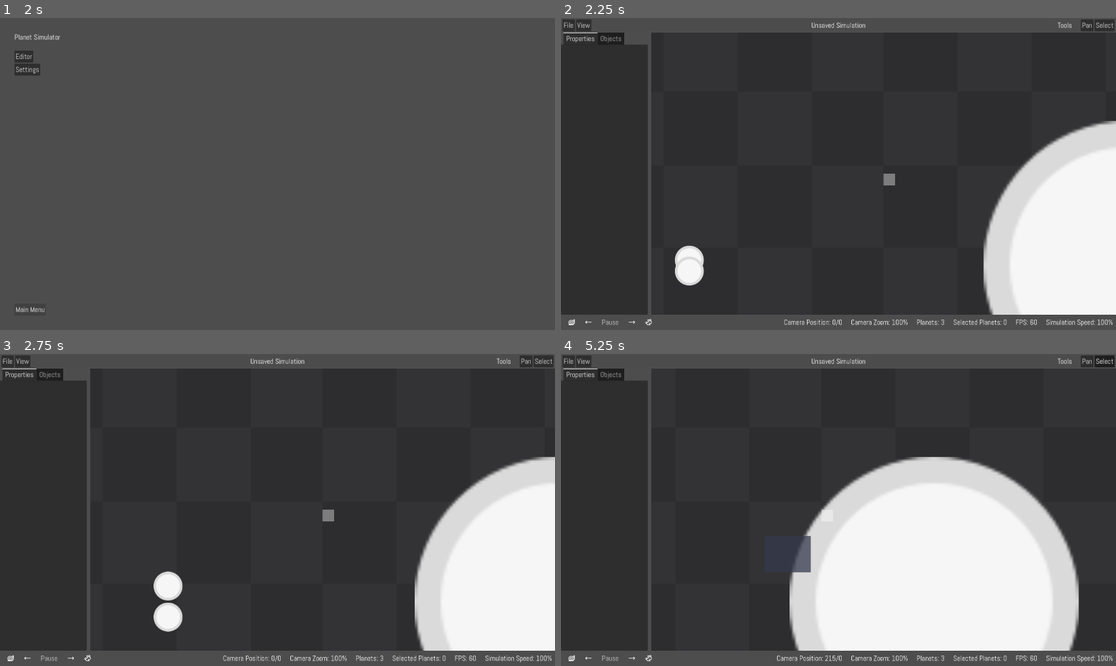
Above: before the commit, frames 1-4 (two rows, left to right).
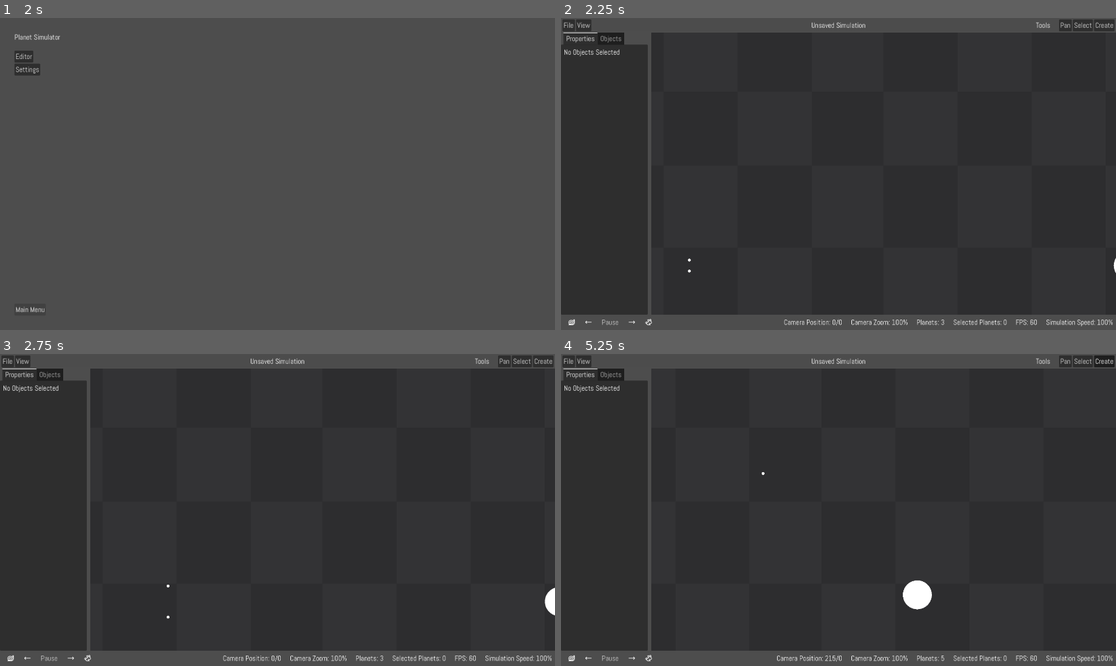
Above: after the commit, the same moments.

Repository: Maximinodotpy/PlanetSimulator
Game: Godot game, scene res://Scenes/User Interface/Main.tscn
Same seed, same stepped clock (60 frames per second), same inputs: the game is played once before the commit and once after it.
Inputs (mouse positions are in pixels of both pictures, inside the frame that each line leads up to):
- Up to frame 1 (2 s): tap Enter at 0.5 s; move the mouse to (399, 158) at 0.52 s; hold Right (ui_right) 0.53-1.25 s; hold Delete 0.53-1.25 s; click (399, 158) at 0.67 s; tap C at 0.8 s; click "Main Menu" at 1.25 s
- Up to frame 2 (2.25 s): click "Editor" at 2 s
- Up to frame 3 (2.75 s): no input
- Up to frame 4 (5.25 s): click (1104, 360) at 2.75 s, where only the run after the commit has a clickable "Create"; drag from (727, 525) to (810, 572) at 3.52 s; move the mouse to (894, 441) at 4.27 s; hold Right (ui_right) 4.28-5 s; hold Shift 4.28-5 s; click (894, 441) at 4.42 s; tap Delete at 4.55 s; drag from (810, 572) to (672, 463) at 5.02 s

Frame 1 is identical in both runs. In frame 2, 13% of the frame differs, in the area x 0-100%, y 0-96%; in frame 3, 14%; in frame 4, 27%, in the area x 0-100%, y 0-98%.

Commit message:
Moar Changes

Diff:
--- /dev/null
+++ b/Editor Global.gd
@@ -0,0 +1,53 @@
+extends Node
+
+var selection = []
+
+signal selection_change
+
+func get_selection():
+	return selection
+
+func add_to_selection(node: Node):
+	if node not in get_selection():
+		selection.append(node)
+
+func clear_selection():
+	selection.clear()
+
+func remove_from_selection():
+	pass
+
+func get_selection_rect() -> Rect2:
+	var rect = Rect2()
+
+	if get_selection().size() > 0:
+		var firstItem = get_selection()[0]
+		rect.position = firstItem.position
+
+	for i in get_selection():
+		rect = rect.expand(i.position)
+
+	if get_selection().size() > 0:
+		rect = rect.grow(100)
+
+	return rect
+
+func delete_selected():
+	for i in get_selection():
+		i.queue_free()
+
+	clear_selection()
+
+
+func get_space() -> Node2D:
+	return Helpers.getSceneRoot().find_children('space')[0]
+
+func get_space_viewport() -> SubViewport:
+	return Helpers.getSceneRoot().find_children('space_viewport')[0]
+
+
+func load_file():
+	pass
+
+func save_file():
+	pass
--- a/Scenes/Gravity Object/Gravity Object Template.gd
+++ b/Scenes/Gravity Object/Gravity Object Template.gd
@@ -5,8 +5,15 @@
 @export var affectsOthers = true
 @export var isAffectedByOthers = true
 
+func _ready():
+	print('GO Created')
+	print(motion)
+
 func _process(delta):
 	call_deferred("apply_motion", delta)
+
+	if not isAffectedByOthers:
+		return
 
 	for object in get_tree().get_nodes_in_group('gravity_object'):
 		if object == self:
--- a/Scenes/Planet/Planet.tscn
+++ b/Scenes/Planet/Planet.tscn
@@ -1,12 +1,35 @@
 [gd_scene load_steps=4 format=3 uid="uid://cevt1u6tgo5bs"]
 
-[ext_resource type="Texture2D" uid="uid://b531vfswe8e0i" path="res://Scenes/Planet/planet.svg" id="1_hmn0j"]
 [ext_resource type="PackedScene" uid="uid://crnb8umwfskq4" path="res://Scenes/Gravity Object/Gravity Object Template.tscn" id="1_v4h3w"]
 [ext_resource type="Script" path="res://Scenes/Planet/planet_sprite.gd" id="2_sjp1w"]
+
+[sub_resource type="GDScript" id="GDScript_n8yle"]
+script/source = "extends Line2D
+
+
+# Called when the node enters the scene tree for the first time.
+func _ready():
+	pass # Replace with function body.
+
+
+# Called every frame. 'delta' is the elapsed time since the previous frame.
+func _process(delta):
+	if get_tree().paused:
+		show()
+		points[1] = get_parent().motion
+	else:
+		hide()
+"
 
 [node name="gravity object" instance=ExtResource("1_v4h3w")]
 
 [node name="Sprite2D" type="Sprite2D" parent="." index="0"]
 scale = Vector2(0.01, 0.01)
-texture = ExtResource("1_hmn0j")
 script = ExtResource("2_sjp1w")
+
+[node name="Line2D" type="Line2D" parent="." index="1"]
+process_mode = 3
+points = PackedVector2Array(0, 0, 1, 0)
+width = 5.0
+default_color = Color(1, 0.552941, 1, 1)
+script = SubResource("GDScript_n8yle")
--- a/Scenes/Planet/planet_sprite.gd
+++ b/Scenes/Planet/planet_sprite.gd
@@ -7,6 +7,8 @@
 
 
 # Called every frame. 'delta' is the elapsed time since the previous frame.
-func _process(delta):
+#func _process(delta):
+#	scale = Vector2(get_parent().weight, get_parent().weight)
 
-	scale = Vector2(get_parent().weight, get_parent().weight)
+func _draw():
+	draw_circle(Vector2(0, 0), 500 * get_parent().weight, Color.WHITE)
--- a/Scenes/User Interface/Editor/Editor.gd
+++ b/Scenes/User Interface/Editor/Editor.gd
@@ -3,14 +3,15 @@
 
 @onready var status_container = $v/bottom/h/status
 
-@onready var spaceViewport = $v/main/space/SubViewportContainer/SubViewport
-@onready var space = $v/main/space/SubViewportContainer/SubViewport/space
+@onready var spaceViewport = EditorGlobal.get_space_viewport()
+@onready var space = EditorGlobal.get_space()
 
-const selectedObjects = []
+@onready var selectedRect = $v/main/SpaceContainer/SubViewportContainer/space_viewport/SelectedRect
 
 var tools = [
 	preload("res://Scenes/User Interface/Editor/Tools/Move.gd").new(),
 	preload("res://Scenes/User Interface/Editor/Tools/Select.gd").new(),
+	preload("res://Scenes/User Interface/Editor/Tools/Create.gd").new()
 ]
 
 var currentTool = 0
@@ -19,11 +20,6 @@
 
 func _ready():
 	# Create Tools
-	var toolSwitched = func(button: Button = Button.new()):
-		tools[currentTool].unselected()
-		currentTool = button.get_meta('id', 0)
-		tools[currentTool].selected()
-
 	var buttonGroup = ButtonGroup.new()
 
 	buttonGroup.connect("pressed", toolSwitched)
@@ -55,9 +51,29 @@
 
 	tools[currentTool].selected()
 
+
+func toolSwitched(button: Button = Button.new()):
+		tools[currentTool].unselected()
+
+		print('Switching Tool from "%s" to "%s"' % [
+			tools[currentTool].tool_name,
+			tools[button.get_meta('id', 0)].tool_name
+		])
+
+		currentTool = button.get_meta('id', 0)
+		tools[currentTool].selected()
+
 # Called every frame. 'delta' is the elapsed time since the previous frame.
 func _process(delta):
 	SpaceGlobal.simulationSpeed = clampf(SpaceGlobal.simulationSpeed, 0.1, 10)
+
+	var selection_rect = EditorGlobal.get_selection_rect()
+
+	selectedRect.position = selection_rect.position
+	selectedRect.size = selection_rect.size
+
+	if Input.is_key_pressed(KEY_DELETE):
+		EditorGlobal.delete_selected()
 
 	for i in status_container.get_children():
 		i.queue_free()
@@ -71,7 +87,7 @@
 
 	addStatus('Planets: %s' % get_tree().get_nodes_in_group('gravity_object').size())
 
-	addStatus('Selected Planets: %s' % selectedObjects.size())
+	addStatus('Selected Planets: %s' % EditorGlobal.get_selection().size())
 
 	addStatus('FPS: %s' % Performance.get_monitor(Performance.TIME_FPS))
 
--- a/Scenes/User Interface/Editor/Editor.tscn
+++ b/Scenes/User Interface/Editor/Editor.tscn
@@ -1,8 +1,9 @@
-[gd_scene load_steps=22 format=3 uid="uid://pu0mwher7pq0"]
+[gd_scene load_steps=23 format=3 uid="uid://pu0mwher7pq0"]
 
 [ext_resource type="Script" path="res://Scenes/User Interface/Editor/Editor.gd" id="1_ime2t"]
 [ext_resource type="Texture2D" uid="uid://dcjyps6cgx1pv" path="res://Meta/icon.svg" id="2_hnc5i"]
 [ext_resource type="Script" path="res://Scenes/User Interface/Editor/Objects.gd" id="3_8avdp"]
+[ext_resource type="Script" path="res://Scenes/User Interface/Editor/Properties.gd" id="3_lsvst"]
 [ext_resource type="PackedScene" uid="uid://dgy8xkpbvycv7" path="res://space.tscn" id="3_wssg3"]
 [ext_resource type="Texture2D" uid="uid://bwkwtv4whnhlj" path="res://Scenes/User Interface/Editor/Icons/snail.svg" id="4_02nni"]
 [ext_resource type="Script" path="res://addons/godot_helpers/Nodes/Panzoom Camera/panzoom_camera.gd" id="4_by8r2"]
@@ -140,54 +141,62 @@
 [node name="TabContainer" type="TabContainer" parent="v/main"]
 layout_mode = 2
 
-[node name="Properties" type="VBoxContainer" parent="v/main/TabContainer"]
-layout_mode = 2
-
-[node name="Objects" type="MarginContainer" parent="v/main/TabContainer"]
+[node name="Properties" type="MarginContainer" parent="v/main/TabContainer"]
 visible = false
 layout_mode = 2
 theme_override_constants/margin_left = 10
 theme_override_constants/margin_top = 10
 theme_override_constants/margin_right = 10
 theme_override_constants/margin_bottom = 10
+script = ExtResource("3_lsvst")
+
+[node name="v" type="VBoxContainer" parent="v/main/TabContainer/Properties"]
+layout_mode = 2
+
+[node name="Objects" type="MarginContainer" parent="v/main/TabContainer"]
+layout_mode = 2
+theme_override_constants/margin_left = 10
+theme_override_constants/margin_top = 10
+theme_override_constants/margin_right = 10
+theme_override_constants/margin_bottom = 10
 
 [node name="Objects" type="VBoxContainer" parent="v/main/TabContainer/Objects"]
 layout_mode = 2
 script = ExtResource("3_8avdp")
 
-[node name="space" type="PanelContainer" parent="v/main"]
+[node name="SpaceContainer" type="PanelContainer" parent="v/main"]
 layout_mode = 2
 size_flags_horizontal = 3
 size_flags_vertical = 3
 
-[node name="ColorRect" type="ColorRect" parent="v/main/space"]
+[node name="ColorRect" type="ColorRect" parent="v/main/SpaceContainer"]
 visible = false
 layout_mode = 2
 color = Color(0.141176, 0.141176, 0.141176, 1)
 
-[node name="SubViewportContainer" type="SubViewportContainer" parent="v/main/space"]
+[node name="SubViewportContainer" type="SubViewportContainer" parent="v/main/SpaceContainer"]
 layout_mode = 2
 size_flags_vertical = 3
 stretch = true
 
-[node name="SubViewport" type="SubViewport" parent="v/main/space/SubViewportContainer"]
+[node name="space_viewport" type="SubViewport" parent="v/main/SpaceContainer/SubViewportContainer"]
 process_mode = 3
 transparent_bg = true
 handle_input_locally = false
 size = Vector2i(1608, 976)
 render_target_update_mode = 4
 
-[node name="space" parent="v/main/space/SubViewportContainer/SubViewport" instance=ExtResource("3_wssg3")]
-
-[node name="Panzoom Camera" type="Camera2D" parent="v/main/space/SubViewportContainer/SubViewport"]
+[node name="space" parent="v/main/SpaceContainer/SubViewportContainer/space_viewport" instance=ExtResource("3_wssg3")]
+
+[node name="Panzoom Camera" type="Camera2D" parent="v/main/SpaceContainer/SubViewportContainer/space_viewport"]
 process_mode = 3
 rotation_smoothing_enabled = true
 script = ExtResource("4_by8r2")
 
-[node name="SelectedRect" type="ColorRect" parent="v/main/space/SubViewportContainer/SubViewport"]
+[node name="SelectedRect" type="ColorRect" parent="v/main/SpaceContainer/SubViewportContainer/space_viewport"]
 offset_right = 40.0
 offset_bottom = 40.0
-color = Color(1, 1, 1, 0.380392)
+color = Color(1, 0.47451, 1, 0.305882)
 
 [node name="bottom" type="MarginContainer" parent="v"]
 process_mode = 3
@@ -264,7 +273,7 @@
 theme_override_constants/separation = 30
 alignment = 2
 
-[connection signal="gui_input" from="v/main/space/SubViewportContainer" to="." method="_on_sub_viewport_container_gui_input"]
+[connection signal="gui_input" from="v/main/SpaceContainer/SubViewportContainer" to="." method="_on_sub_viewport_container_gui_input"]
 [connection signal="pressed" from="v/bottom/h/slower_button" to="." method="_on_slower_button_pressed"]
 [connection signal="pressed" from="v/bottom/h/pause_button" to="." method="_on_pause_button_pressed"]
 [connection signal="pressed" from="v/bottom/h/faster_button" to="." method="_on_faster_button_pressed"]
--- /dev/null
+++ b/Scenes/User Interface/Editor/Properties.gd
@@ -0,0 +1,53 @@
+extends MarginContainer
+
+@onready var container = $v
+
+# Called when the node enters the scene tree for the first time.
+func _ready():
+	pass # Replace with function body.
+
+
+# Called every frame. 'delta' is the elapsed time since the previous frame.
+func _process(delta):
+
+	## TODO Only refresh on selection change
+	renderUI()
+
+func renderUI():
+	for child in container.get_children():
+		child.queue_free()
+
+	var selection = EditorGlobal.get_selection()
+
+	var topLabel = Label.new()
+	container.add_child(topLabel)
+
+	if selection.size() == 0:
+		topLabel.text = 'No Objects Selected'
+	elif selection.size() == 1:
+		topLabel.text = selection[0].name
+
+		var object = selection[0]
+
+		# Show Velocity
+		container.add_child(createInfoRow(
+			'Velocity',
+			'%s/%s' % [
+				round(object.motion.x),
+				round(object.motion.y)
+			]
+		))
+
+	else:
+		topLabel.text = 'Multiple Objects Selected'
+
+func createInfoRow(label_text: String, data: String):
+	var hbox = HBoxContainer.new()
+	var label = Label.new()
+	label.text = label_text
+	label.size_flags_horizontal = Control.SIZE_EXPAND_FILL
+	var dataLabel = Label.new()
+	dataLabel.text = data
+	hbox.add_child(label)
+	hbox.add_child(dataLabel)
+	return hbox
--- /dev/null
+++ b/Scenes/User Interface/Editor/Tools/Create.gd
@@ -0,0 +1,30 @@
+extends "res://Scenes/User Interface/Editor/Tools/Tool Template.gd"
+
+var planet = preload("res://Scenes/Planet/Planet.tscn")
+
+func _init():
+	tool_name = 'Create'
+	shortcut_key = KEY_C
+
+func selected():
+	pass
+
+func dragStart(startPos):
+	pass
+
+func dragging(startPos, currentPos):
+	pass
+
+func dragEnd(starPos, endPos):
+	print('Clicked (Drag End)')
+
+	var planeteI: Node2D = planet.instantiate()
+
+	planeteI.position = endPos
+
+	planeteI.motion = (starPos - endPos) * 5
+
+	EditorGlobal.get_space().add_child(planeteI)
+
+func unselected():
+	pass
--- a/Scenes/User Interface/Editor/Tools/Select.gd
+++ b/Scenes/User Interface/Editor/Tools/Select.gd
@@ -37,9 +37,16 @@
 	selectBox.size = Vector2(0, 0)
 	selectBox.position = Vector2(0, 0)
 
+	print('Select Finished')
+
+	if Input.is_key_pressed(KEY_SHIFT):
+		pass
+	else:
+		EditorGlobal.clear_selection()
+
 	for planet in viewport.get_tree().get_nodes_in_group('gravity_object'):
 		if currenSelectionRect.has_point(planet.position):
-			pass
+			EditorGlobal.add_to_selection(planet)
 
 func unselected():
 	selectBox.queue_free()
--- a/project.godot
+++ b/project.godot
@@ -20,6 +20,7 @@
 EventBus="*res://addons/godot_helpers/Singletons/EventBus.gd"
 Helpers="*res://addons/godot_helpers/Singletons/Helpers.gd"
 SpaceGlobal="*res://SpaceGlobal.gd"
+EditorGlobal="*res://Editor Global.gd"
 
 [display]
 
